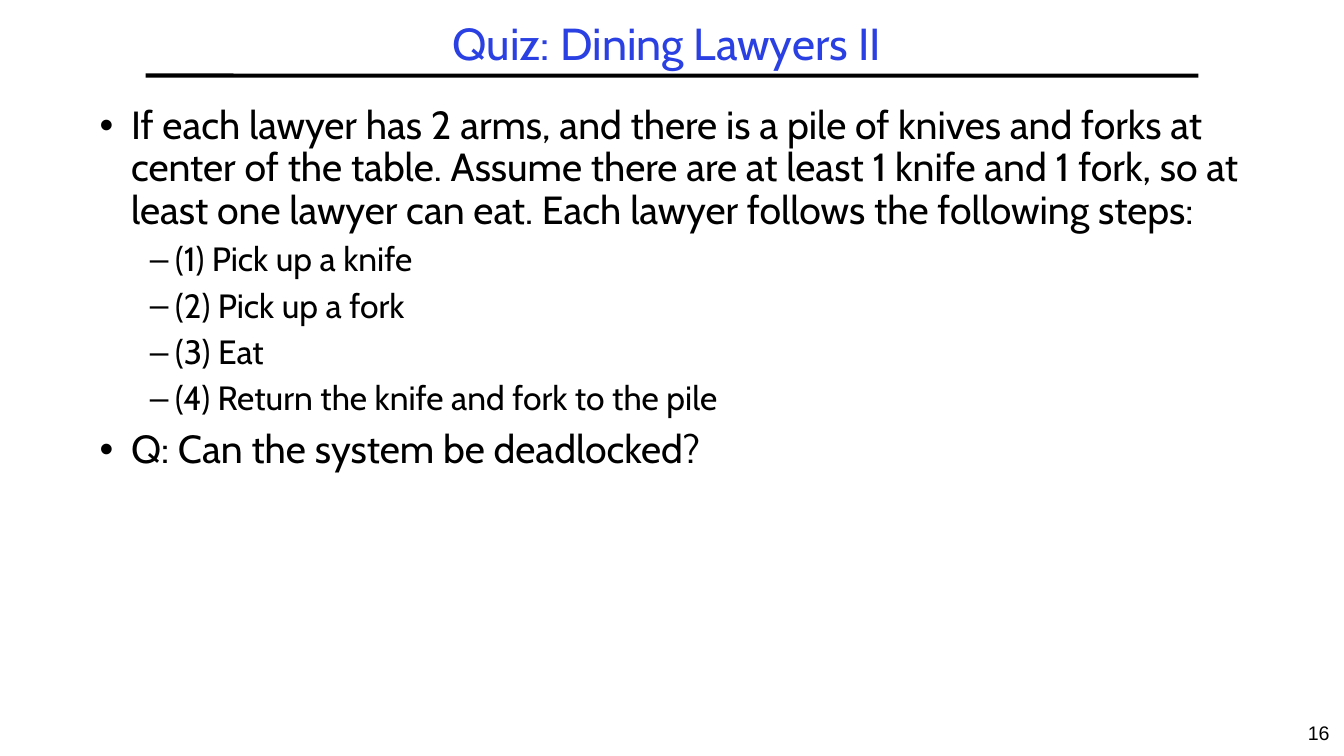
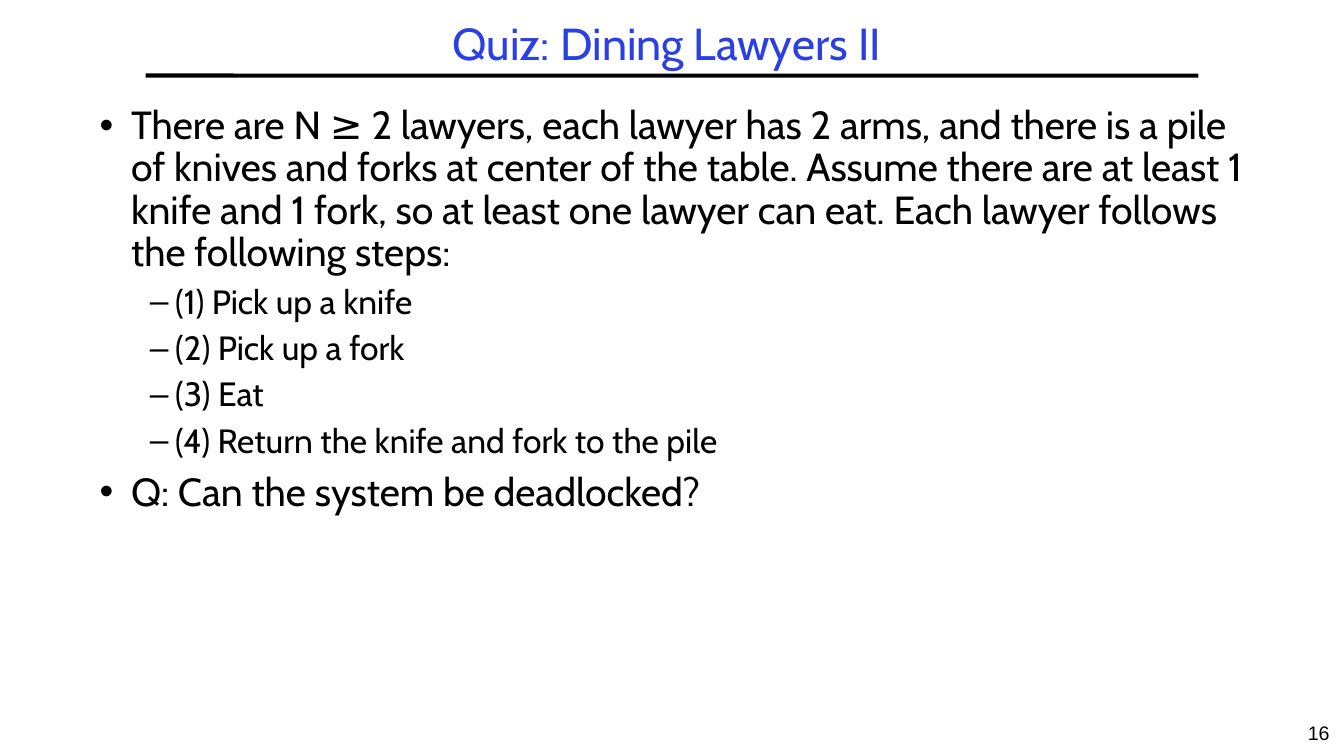
Before and after one commit to guhofstra/CSC256Fa25, a slide deck: slide 16 of PPTs/L4-Exercises ANS.pptx. Drawn at 1344x756 pixels with LibreOffice and Linux fonts; fonts in the diff are those of the drawing. Boxes give left, top, right and bottom in pixels: in the first picture for what was removed or moved away, otherwise in the second. Text is boxed around its words. In the diff, an @@ line names an element or a change of style, - is before the commit and + after.

```diff
--- a/PPTs/L4-Exercises ANS.pptx
+++ b/PPTs/L4-Exercises ANS.pptx
@@ text at (131, 109, 1242, 276): text changed @@
-• If each lawyer has 2 arms, and there is a pile of knives and forks at center of the table. Assume there are at least 1 knife and 1 fork, so at least one lawyer can eat. Each lawyer follows the following steps:
+• There are N ≥ 2 lawyers, each lawyer has 2 arms, and there is a pile of knives and forks at center of the table. Assume there are at least 1 knife and 1 fork, so at least one lawyer can eat. Each lawyer follows the following steps:
```
Also in this commit, not shown: 3 other slides changed, 1 other file.
